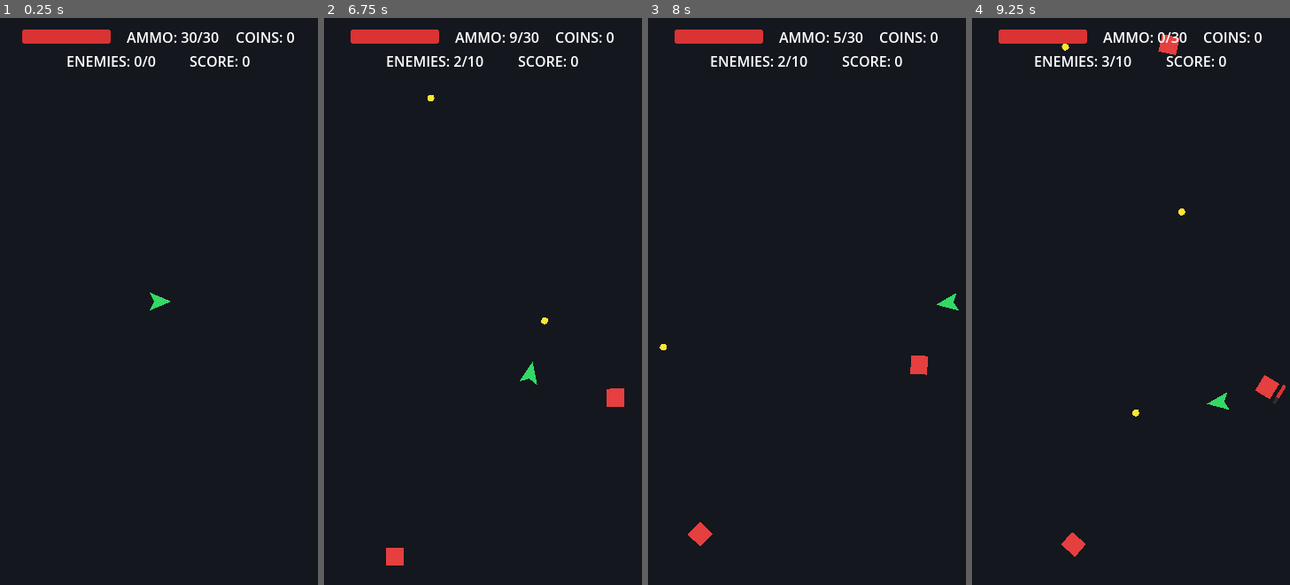
Above: before the commit, frames 1-4 (left to right).
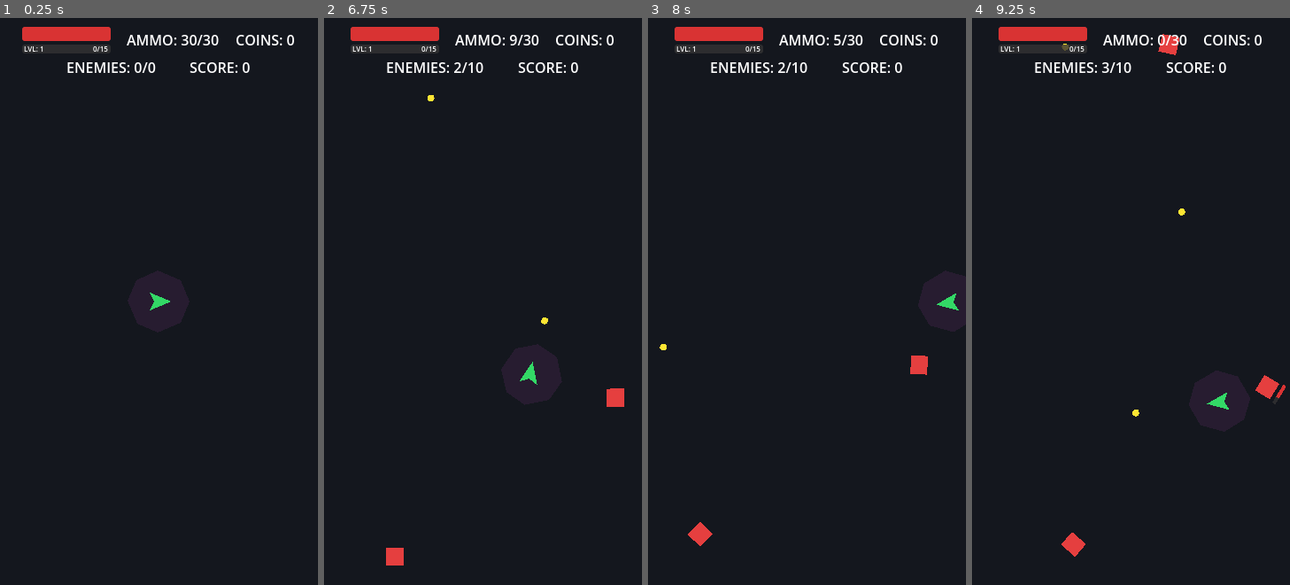
Above: after the commit, the same moments.

Repository: infantex-team/godot-survive-shoot
Game: Godot game, scene res://Game/game_view.tscn
The game is run twice, just before and just after one commit, with the same random seed, the same clock (stepped at 60 frames per second) and the same inputs.
Inputs (mouse positions are in pixels of both pictures, inside the frame that each line leads up to):
- Up to frame 1 (0.25 s): no input
- Up to frame 2 (6.75 s): tap Enter at 0.5 s; move the mouse to (552, 273) at 0.52 s; press the mouse at (552, 273) at 0.53 s; hold D (move_right) 0.53-1.28 s; move the mouse to (419, 329) at 1.27 s; release the mouse at (419, 329) at 1.28 s; hold S (move_down) 1.28-2.03 s; click (419, 329) at 1.35 s; move the mouse to (514, 176) at 2.02 s; press the mouse at (514, 176) at 2.03 s; hold D (move_right) 2.03-2.78 s; move the mouse to (467, 414) at 2.77 s; release the mouse at (467, 414) at 2.78 s; hold W (move_up) 2.78-3.53 s; click (467, 414) at 2.85 s; move the mouse to (578, 386) at 3.52 s; press the mouse at (578, 386) at 3.53 s; hold A (move_left) 3.53-5.03 s; move the mouse to (387, 216) at 4.27 s; release the mouse at (387, 216) at 4.28 s; click (387, 216) at 4.35 s; move the mouse to (498, 301) at 5.02 s; press the mouse at (498, 301) at 5.03 s; hold S (move_down) 5.03-5.78 s; move the mouse to (435, 159) at 5.77 s; release the mouse at (435, 159) at 5.78 s; hold D (move_right) 5.78-6.53 s; click (435, 159) at 5.85 s; move the mouse to (552, 273) at 6.52 s; press the mouse at (552, 273) at 6.53 s; hold W (move_up) from 6.53 s (still down)
- Up to frame 3 (8 s): move the mouse to (743, 329) at 7.27 s; release W (move_up) at 7.28 s; release the mouse at (743, 329) at 7.28 s; hold D (move_right) from 7.28 s (still down); click (743, 329) at 7.35 s
- Up to frame 4 (9.25 s): move the mouse to (1162, 176) at 8.02 s; release D (move_right) at 8.03 s; press the mouse at (1162, 176) at 8.03 s; hold S (move_down) 8.03-8.78 s; move the mouse to (1115, 414) at 8.77 s; release the mouse at (1115, 414) at 8.78 s; hold A (move_left) from 8.78 s (still down); click (1115, 414) at 8.85 s

The runs differ from the first frame. In frame 1, 2.0% of the frame differs, in the area x 6-93%, y 1-10%; in frame 2, 2.0%; in frame 3, 2.0%; in frame 4, 2.0%.

Commit message:
Implement experience and leveling system for player, including configurable XP rewards, XP pickups, and magnet attraction for collection.

Diff:
--- a/Game/Enemy/enemy.gd
+++ b/Game/Enemy/enemy.gd
@@ -2,6 +2,7 @@
 extends CharacterBody2D
 
 signal enemy_died(score_value: int)
+signal xp_reward_dropped(xp_reward: int, drop_position: Vector2)
 
 enum AIState {
 	PATROL,
@@ -28,6 +29,7 @@
 @export var damage: int = 1
 @export var attack_cooldown: float = 1.0
 @export var score_value: int = 10
+@export var xp_reward: int = 7
 
 @export_category("Movement")
 @export var patrol_speed: float = 70.0
@@ -91,6 +93,7 @@
 var _hit_flash_material: ShaderMaterial
 var _flash_visuals: Array[CanvasItem] = []
 var _original_visual_materials: Dictionary = {}
+var _has_died: bool = false
 
 func _ready() -> void:
 	_setup_hit_flash()
@@ -109,6 +112,7 @@
 	_stop_hit_flash()
 	_collect_flash_visuals()
 	current_hp = max_hp
+	_has_died = false
 	target_player = null
 	state = AIState.PATROL
 	last_known_player_position = global_position
@@ -167,6 +171,8 @@
 	_set_move_target(_get_current_patrol_point(), true)
 
 func take_damage(amount: int) -> void:
+	if _has_died:
+		return
 	_start_hit_flash()
 	current_hp -= amount
 	if health_bar and health_bar.has_method("update_health"):
@@ -176,7 +182,11 @@
 		die()
 
 func die() -> void:
+	if _has_died:
+		return
+	_has_died = true
 	_stop_hit_flash()
+	xp_reward_dropped.emit(xp_reward, global_position)
 	enemy_died.emit(score_value)
 	if is_instance_valid(target_player):
 		target_player.add_coin(1)
--- a/Game/Enemy/enemy.tscn
+++ b/Game/Enemy/enemy.tscn
@@ -1,13 +1,29 @@
-[gd_scene format=3]
+[gd_scene format=3 uid="uid://baijieh81rl60"]
 
 [ext_resource type="Script" uid="uid://l1b6crd408xw" path="res://Game/Enemy/enemy.gd" id="1_enemy_script"]
 [ext_resource type="Script" uid="uid://g4vnc8raatma" path="res://Game/Enemy/enemy_health_bar.gd" id="2_health_bar_script"]
 
 [sub_resource type="CircleShape2D" id="CircleShape2D_enemy"]
-radius = 10.0
 
 [sub_resource type="CircleShape2D" id="CircleShape2D_hitbox"]
 radius = 12.0
+
+[sub_resource type="Animation" id="Animation_idle"]
+resource_name = "idle"
+length = 0.8
+loop_mode = 1
+tracks/0/type = "value"
+tracks/0/imported = false
+tracks/0/enabled = true
+tracks/0/path = NodePath("EnemyVisual:scale")
+tracks/0/interp = 1
+tracks/0/loop_wrap = true
+tracks/0/keys = {
+"times": PackedFloat32Array(0, 0.4, 0.8),
+"transitions": PackedFloat32Array(1, 1, 1),
+"update": 0,
+"values": [Vector2(1, 1), Vector2(1.05, 1.05), Vector2(1, 1)]
+}
 
 [sub_resource type="Animation" id="Animation_walk"]
 resource_name = "walk"
@@ -26,59 +42,39 @@
 "values": [Vector2(1, 1), Vector2(1.1, 0.9), Vector2(1, 1)]
 }
 
-[sub_resource type="Animation" id="Animation_idle"]
-resource_name = "idle"
-length = 0.8
-loop_mode = 1
-tracks/0/type = "value"
-tracks/0/imported = false
-tracks/0/enabled = true
-tracks/0/path = NodePath("EnemyVisual:scale")
-tracks/0/interp = 1
-tracks/0/loop_wrap = true
-tracks/0/keys = {
-"times": PackedFloat32Array(0, 0.4, 0.8),
-"transitions": PackedFloat32Array(1, 1, 1),
-"update": 0,
-"values": [Vector2(1, 1), Vector2(1.05, 1.05), Vector2(1, 1)]
+[sub_resource type="AnimationLibrary" id="AnimationLibrary_enemy"]
+_data = {
+&"idle": SubResource("Animation_idle"),
+&"walk": SubResource("Animation_walk")
 }
 
-[sub_resource type="AnimationLibrary" id="AnimationLibrary_enemy"]
-_data = {
-"idle": SubResource("Animation_idle"),
-"walk": SubResource("Animation_walk")
-}
-
-[node name="Enemy" type="CharacterBody2D" groups=["enemies"]]
+[node name="Enemy" type="CharacterBody2D" unique_id=1949599201 groups=["enemies"]]
 collision_layer = 2
 collision_mask = 11
 script = ExtResource("1_enemy_script")
 
-[node name="CollisionShape2D" type="CollisionShape2D" parent="."]
+[node name="CollisionShape2D" type="CollisionShape2D" parent="." unique_id=1458334727]
 shape = SubResource("CircleShape2D_enemy")
 
-[node name="EnemyVisual" type="Polygon2D" parent="."]
+[node name="EnemyVisual" type="Polygon2D" parent="." unique_id=1833348492]
 color = Color(0.9, 0.25, 0.25, 1)
 polygon = PackedVector2Array(-10, -10, 10, -10, 10, 10, -10, 10)
 
-[node name="HitBox" type="Area2D" parent="."]
+[node name="HitBox" type="Area2D" parent="." unique_id=591064720]
 collision_layer = 2
-collision_mask = 1
 
-[node name="CollisionShape2D" type="CollisionShape2D" parent="HitBox"]
+[node name="CollisionShape2D" type="CollisionShape2D" parent="HitBox" unique_id=963028402]
 shape = SubResource("CircleShape2D_hitbox")
 
-[node name="AttackTimer" type="Timer" parent="."]
+[node name="AttackTimer" type="Timer" parent="." unique_id=1017905237]
 
-[node name="NavigationAgent2D" type="NavigationAgent2D" parent="."]
+[node name="NavigationAgent2D" type="NavigationAgent2D" parent="." unique_id=1970247672]
 path_desired_distance = 14.0
 target_desired_distance = 14.0
 avoidance_enabled = true
 
-[node name="HealthBar" type="Node2D" parent="."]
+[node name="HealthBar" type="Node2D" parent="." unique_id=99720560]
 script = ExtResource("2_health_bar_script")
 
-[node name="AnimationPlayer" type="AnimationPlayer" parent="."]
-libraries = {
-"": SubResource("AnimationLibrary_enemy")
-}
+[node name="AnimationPlayer" type="AnimationPlayer" parent="." unique_id=51457029]
+libraries/ = SubResource("AnimationLibrary_enemy")
--- /dev/null
+++ b/Game/Magnet/magnet.gd
@@ -0,0 +1,26 @@
+class_name Magnet
+extends Area2D
+
+const BASE_VISUAL_RADIUS := 35.0
+
+@onready var collision_shape: CollisionShape2D = $CollisionShape2D
+@onready var visual_polygon: Polygon2D = $Polygon2D
+
+var _radius: float = 35.0
+var _player: Player = null
+
+func configure(radius: float, player: Player) -> void:
+	_radius = radius
+	_player = player
+	if collision_shape and collision_shape.shape is CircleShape2D:
+		collision_shape.shape.radius = _radius
+	if visual_polygon:
+		var visual_scale := _radius / BASE_VISUAL_RADIUS
+		visual_polygon.scale = Vector2.ONE * visual_scale
+
+func _ready() -> void:
+	area_entered.connect(_on_area_entered)
+
+func _on_area_entered(area: Area2D) -> void:
+	if area is XPPickup and is_instance_valid(area) and not area.is_collecting:
+		area.set_target(_player)
--- /dev/null
+++ b/Game/Magnet/magnet.tscn
@@ -0,0 +1,18 @@
+[gd_scene format=3 uid="uid://c8ykgbvnywj62"]
+
+[ext_resource type="Script" uid="uid://ddei1cwft8ka5" path="res://Game/Magnet/magnet.gd" id="1_2i4xt"]
+
+[sub_resource type="CircleShape2D" id="CircleShape2D_bullet"]
+radius = 35.0
+
+[node name="Magnet" type="Area2D" unique_id=794071972 groups=["bullets"]]
+collision_layer = 32
+collision_mask = 16
+script = ExtResource("1_2i4xt")
+
+[node name="CollisionShape2D" type="CollisionShape2D" parent="." unique_id=697345418]
+shape = SubResource("CircleShape2D_bullet")
+
+[node name="Polygon2D" type="Polygon2D" parent="." unique_id=1691504920]
+color = Color(1, 0.34901962, 1, 0.078431375)
+polygon = PackedVector2Array(-1, -35, -25, -24, -35, -1, -24, 25, -1, 35, 25, 24, 35, 0, 25, -24)
--- /dev/null
+++ b/Game/Pickup/xp_pickup.gd
@@ -0,0 +1,82 @@
+class_name XPPickup
+extends Area2D
+
+@export var value: int =1
+@export var spread_duration: float = 0.28
+@export var collectible_delay: float = 0.18
+@export var spread_speed: float = 110.0
+@export var magnet_speed: float = 260.0
+@export var collection_effect_duration: float = 1
+@export var is_collecting: bool = false
+
+var _player: Player = null
+var _spread_velocity: Vector2 = Vector2.ZERO
+var _age: float = 0.0
+var _collection_remaining: float = 0.0
+var _reward_claimed: bool = false
+
+func configure(amount: int, initial_velocity: Vector2) -> void:
+	value = maxi(0,amount)
+	_spread_velocity = initial_velocity
+	_player = null
+
+# Called when the node enters the scene tree for the first time.
+func _ready() -> void:
+	_player = null
+	add_to_group("xp_pickups")
+
+
+# Called every frame. 'delta' is the elapsed time since the previous frame.
+func _process(delta: float) -> void:
+	if value <= 0:
+		queue_free()
+		return
+
+	if is_collecting:
+		_update_collection_effect(delta)
+		return
+
+	_age += delta
+	if _age <= spread_duration:
+		global_position += _spread_velocity * delta
+		_spread_velocity = _spread_velocity.move_toward(Vector2.ZERO, spread_speed * delta / maxf(0.001, spread_duration))
+		return
+
+	if _age < spread_duration + collectible_delay:
+		return
+
+	if not is_instance_valid(_player) or _player.is_dead:
+		return
+
+func set_target(player: Player) -> void:
+	if not is_instance_valid(player) or player.is_dead:
+		return
+	_player = player
+	_begin_collection()
+
+func _begin_collection() -> void:
+	if is_collecting :
+		return
+	is_collecting = true
+	_collection_remaining = collection_effect_duration
+	visible = true
+
+func _update_collection_effect(detal: float) -> void:
+	_collection_remaining -= detal
+	if is_instance_valid(_player):
+		global_position = global_position.move_toward(_player.global_position, magnet_speed * 1.5 * detal)
+
+	var progress := 1.0 - maxf(_collection_remaining, 0.0) / maxf(0.001, collection_effect_duration)
+	scale = Vector2.ONE * lerpf(1.0, 1.8, progress)
+	modulate.a = lerpf(1.0, 0.0, progress)
+
+	if _collection_remaining <= 0.0:
+		_claim_reward()
+
+func _claim_reward() -> void:
+	if _reward_claimed:
+		return
+	_reward_claimed = true
+	if is_instance_valid(_player) and not _player.is_dead:
+		_player.add_xp(value)
+	queue_free()
--- /dev/null
+++ b/Game/Pickup/xp_pickup.tscn
@@ -0,0 +1,18 @@
+[gd_scene format=3 uid="uid://kc68aox64ymu"]
+
+[ext_resource type="Script" uid="uid://027qfq0kkc12" path="res://Game/Pickup/xp_pickup.gd" id="1_xp_pickup_script"]
+
+[sub_resource type="CircleShape2D" id="CircleShape2D_bullet"]
+radius = 4.0
+
+[node name="XPPickup" type="Area2D" unique_id=794071972 groups=["bullets"]]
+collision_layer = 16
+collision_mask = 32
+script = ExtResource("1_xp_pickup_script")
+
+[node name="CollisionShape2D" type="CollisionShape2D" parent="." unique_id=697345418]
+shape = SubResource("CircleShape2D_bullet")
+
+[node name="Polygon2D" type="Polygon2D" parent="." unique_id=1141685774]
+color = Color(0.47858268, 1, 0.9007562, 1)
+polygon = PackedVector2Array(-0.08596802, -4, 3, 0, 0.04011154, 4, -3, 0)
--- /dev/null
+++ b/Game/Player/default_xp_level_config.tres
@@ -0,0 +1,7 @@
+[gd_resource type="Resource" script_class="XPLevelConfig" format=3 uid="uid://dio2bpbdjwjxs"]
+
+[ext_resource type="Script" uid="uid://b5jg1h84k6wsa" path="res://Game/Player/xp_level_config.gd" id="1_ldeyy"]
+
+[resource]
+script = ExtResource("1_ldeyy")
+metadata/_custom_type_script = "uid://b5jg1h84k6wsa"
--- a/Game/Player/player.gd
+++ b/Game/Player/player.gd
@@ -5,23 +5,31 @@
 signal ammo_changed(current_ammo: int, max_ammo: int)
 signal coins_changed(coins: int)
 signal died
+signal xp_changed(current_xp: int, required_xp: int, level: int)
+signal level_changed(level : int)
 
 @export var speed: float = 150.0
 @export var max_hp: int = 5
 @export var max_ammo: int = 30
 @export var reload_time: float = 2.0
 @export var shoot_cooldown: float = 0.2
+@export var xp_magnet_radius: float  = 50.0
+@export var xp_level_config: XPLevelConfig = preload("res://Game/Player/default_xp_level_config.tres")
+
 
 @onready var shoot_point: Marker2D = $ShootPoint
 @onready var shoot_timer: Timer = $ShootTimer
 @onready var reload_timer: Timer = $ReloadTimer
 @onready var anim_player: AnimationPlayer = $AnimationPlayer
+@onready var magnet_player: Magnet = $Magnet
 
 var current_hp: int
 var current_ammo: int
 var coins: int = 0
 var is_reloading: bool = false
 var is_dead: bool = false
+var level: int = 1
+var current_xp: int = 0
 
 var bullet_scene: PackedScene = preload("res://Game/Bullet/bullet.tscn")
 
@@ -37,6 +45,9 @@
 	health_changed.emit(current_hp, max_hp)
 	ammo_changed.emit(current_ammo, max_ammo)
 	coins_changed.emit(coins)
+	xp_changed.emit(current_xp, get_required_xp_for_next_level(), level)
+
+	magnet_player.configure(xp_magnet_radius, self)
 
 func _physics_process(delta: float) -> void:
 	if is_dead:
@@ -115,6 +126,28 @@
 	coins += amount
 	coins_changed.emit(coins)
 
+func add_xp(amount: int) -> void:
+	if amount <= 0 or is_dead:
+		return
+
+	current_xp += amount
+	var leveled := false
+	var required := get_required_xp_for_next_level()
+	while required > 0 and current_xp >= required:
+		current_xp -= required
+		level += 1
+		leveled = true
+		required = get_required_xp_for_next_level()
+
+	if leveled:
+		level_changed.emit(level)
+	xp_changed.emit(current_xp, required, level)
+
+func get_required_xp_for_next_level() -> int:
+	if not xp_level_config:
+		return 0
+	return xp_level_config.get_required_xp(level)
+
 func die() -> void:
 	if is_dead:
 		return
--- a/Game/Player/player.tscn
+++ b/Game/Player/player.tscn
@@ -1,6 +1,7 @@
-[gd_scene format=3]
+[gd_scene format=3 uid="uid://cmvis5i3b0jog"]
 
 [ext_resource type="Script" uid="uid://cuf68pr0bwl3d" path="res://Game/Player/player.gd" id="1_player_script"]
+[ext_resource type="PackedScene" uid="uid://c8ykgbvnywj62" path="res://Game/Magnet/magnet.tscn" id="2_s3asc"]
 
 [sub_resource type="CircleShape2D" id="CircleShape2D_player"]
 radius = 12.0
@@ -41,30 +42,30 @@
 
 [sub_resource type="AnimationLibrary" id="AnimationLibrary_player"]
 _data = {
-"idle": SubResource("Animation_idle"),
-"walk": SubResource("Animation_walk")
+&"idle": SubResource("Animation_idle"),
+&"walk": SubResource("Animation_walk")
 }
 
-[node name="Player" type="CharacterBody2D" groups=["player"]]
-collision_layer = 1
+[node name="Player" type="CharacterBody2D" unique_id=1572589738 groups=["player"]]
 collision_mask = 10
 script = ExtResource("1_player_script")
+xp_magnet_radius = 35.0
 
-[node name="CollisionShape2D" type="CollisionShape2D" parent="."]
+[node name="CollisionShape2D" type="CollisionShape2D" parent="." unique_id=1963550839]
 shape = SubResource("CircleShape2D_player")
 
-[node name="PlayerVisual" type="Polygon2D" parent="."]
+[node name="Magnet" parent="." unique_id=794071972 instance=ExtResource("2_s3asc")]
+
+[node name="PlayerVisual" type="Polygon2D" parent="." unique_id=654398066]
 color = Color(0.2, 0.85, 0.4, 1)
 polygon = PackedVector2Array(14, 0, -10, -10, -5, 0, -10, 10)
 
-[node name="ShootPoint" type="Marker2D" parent="."]
+[node name="ShootPoint" type="Marker2D" parent="." unique_id=1201180176]
 position = Vector2(16, 0)
 
-[node name="ShootTimer" type="Timer" parent="."]
+[node name="ShootTimer" type="Timer" parent="." unique_id=358151649]
 
-[node name="ReloadTimer" type="Timer" parent="."]
+[node name="ReloadTimer" type="Timer" parent="." unique_id=525851094]
 
-[node name="AnimationPlayer" type="AnimationPlayer" parent="."]
-libraries = {
-"": SubResource("AnimationLibrary_player")
-}
+[node name="AnimationPlayer" type="AnimationPlayer" parent="." unique_id=834189827]
+libraries/ = SubResource("AnimationLibrary_player")
--- /dev/null
+++ b/Game/Player/xp_level_config.gd
@@ -0,0 +1,10 @@
+extends Resource
+class_name XPLevelConfig
+
+@export var xp_requirements: Array[int] = [15, 25, 50, 100, 150, 200, 250, 300, 400, 500]
+
+func get_required_xp(level: int) -> int:
+	var requirement_index := level - 1
+	if requirement_index < 0 or requirement_index >= xp_requirements.size():
+		return	0
+	return maxi(0,xp_requirements[requirement_index])
--- a/Game/UI/hud.gd
+++ b/Game/UI/hud.gd
@@ -6,6 +6,9 @@
 @onready var coin_label: Label = %CoinLabel
 @onready var score_label: Label = %ScoreLabel
 @onready var enemy_label: Label = %EnemyLabel
+@onready var level_label: Label = %LevelLabel
+@onready var xp_bar: ProgressBar = %XPBar
+@onready var xp_label: Label = %XPLabel
 
 func update_health(current: int, maximum: int) -> void:
 	if health_bar:
@@ -15,6 +18,15 @@
 func update_ammo(current: int, maximum: int) -> void:
 	if ammo_label:
 		ammo_label.text = "AMMO: %d/%d" % [current, maximum]
+
+func update_level(level: int, exp: int, exp_to_next: int) -> void:
+	if xp_bar:
+		xp_bar.max_value = exp_to_next
+		xp_bar.value = exp
+	if level_label:
+		level_label.text = "LEVEL: %d" % level
+	if xp_label:
+		xp_label.text = "EXP: %d/%d" % [exp, exp_to_next]
 
 func update_coins(amount: int) -> void:
 	if coin_label:
@@ -27,3 +39,12 @@
 func update_enemy_count(count: int, maximum: int) -> void:
 	if enemy_label:
 		enemy_label.text = "ENEMIES: %d/%d" % [count, maximum]
+
+func update_xp(current: int, required: int, level: int) -> void:
+	if level_label:
+		level_label.text = "LVL: %d" % level
+	if xp_bar:
+		xp_bar.max_value = max(1, required)
+		xp_bar.value = current if required > 0 else xp_bar.max_value
+	if xp_label:
+		xp_label.text = "%d/%d" % [current, required] if required > 0 else "MAX"
--- a/Game/UI/hud.tscn
+++ b/Game/UI/hud.tscn
@@ -35,7 +35,10 @@
 layout_mode = 2
 alignment = 1
 
-[node name="HealthBar" type="ProgressBar" parent="MarginContainer/VBoxContainer/TopBar" unique_id=1809524535]
+[node name="PlayerContainer" type="VBoxContainer" parent="MarginContainer/VBoxContainer/TopBar" unique_id=1658030865]
+layout_mode = 2
+
+[node name="HealthBar" type="ProgressBar" parent="MarginContainer/VBoxContainer/TopBar/PlayerContainer" unique_id=1809524535]
 unique_name_in_owner = true
 custom_minimum_size = Vector2(100, 16)
 layout_mode = 2
@@ -46,6 +49,54 @@
 step = 1.0
 value = 5.0
 show_percentage = false
+
+[node name="XPBar" type="ProgressBar" parent="MarginContainer/VBoxContainer/TopBar/PlayerContainer" unique_id=2113278610]
+unique_name_in_owner = true
+custom_minimum_size = Vector2(100, 10)
+layout_mode = 2
+size_flags_vertical = 4
+theme_override_colors/font_color = Color(0.9481501, 0.9481501, 0.94031376, 1)
+theme_override_font_sizes/font_size = 16
+theme_override_styles/background = SubResource("StyleBoxFlat_hp_bg")
+theme_override_styles/fill = SubResource("StyleBoxFlat_hp_fill")
+max_value = 5.0
+step = 1.0
+value = 5.0
+show_percentage = false
+
+[node name="LevelLabel" type="Label" parent="MarginContainer/VBoxContainer/TopBar/PlayerContainer/XPBar" unique_id=320008099]
+unique_name_in_owner = true
+layout_mode = 1
+anchors_preset = 4
+anchor_top = 0.5
+anchor_bottom = 0.5
+offset_left = 2.0
+offset_top = -7.0
+offset_right = 22.0
+offset_bottom = 7.0
+grow_vertical = 2
+theme_override_font_sizes/font_size = 8
+text = "Lv.1"
+vertical_alignment = 1
+
+[node name="XPLabel" type="Label" parent="MarginContainer/VBoxContainer/TopBar/PlayerContainer/XPBar" unique_id=1706816223]
+unique_name_in_owner = true
+layout_mode = 1
+anchors_preset = 6
+anchor_left = 1.0
+anchor_top = 0.5
+anchor_right = 1.0
+anchor_bottom = 0.5
+offset_left = -23.0
+offset_top = -7.0
+offset_right = -3.0
+offset_bottom = 7.0
+grow_horizontal = 0
+grow_vertical = 2
+theme_override_font_sizes/font_size = 8
+text = "0/0"
+horizontal_alignment = 2
+vertical_alignment = 1
 
 [node name="VSeparator1" type="Control" parent="MarginContainer/VBoxContainer/TopBar" unique_id=1307963654]
 custom_minimum_size = Vector2(10, 0)
--- a/Game/game_view.gd
+++ b/Game/game_view.gd
@@ -4,6 +4,8 @@
 @export var min_spawn_interval: float = 1.0
 @export var spawn_decrease_rate: float = 0.05
 @export var max_enemies: int = 10
+@export var xp_pickup_value: int = 1
+@export var max_xp_pickups_per_drop: int = 10
 
 @onready var player: Player = $Player
 @onready var hud: HUD = $HUD
@@ -11,8 +13,10 @@
 @onready var enemy_spawn_timer: Timer = $EnemySpawnTimer
 @onready var enemies_container: Node2D = $Enemies
 @onready var bullets_container: Node2D = $Bullets
+@onready var pickups_container: Node2D = $Pickups
 
 var enemy_scene: PackedScene = preload("res://Game/Enemy/enemy.tscn")
+var xp_pickup_scene: PackedScene = preload("res://Game/Pickup/xp_pickup.tscn")
 
 var score: int = 0
 var current_spawn_interval: float
@@ -28,11 +32,13 @@
 		player.health_changed.connect(_on_player_health_changed)
 		player.ammo_changed.connect(_on_player_ammo_changed)
 		player.coins_changed.connect(_on_player_coins_changed)
+		player.xp_changed.connect(_on_player_xp_changed)
 		player.died.connect(_on_player_died)
 
 		hud.update_health(player.current_hp, player.max_hp)
 		hud.update_ammo(player.current_ammo, player.max_ammo)
 		hud.update_coins(player.coins)
+		hud.update_xp(player.current_xp, player.get_required_xp_for_next_level(), player.level)
 
 	hud.update_score(score)
 	game_over_panel.restart_requested.connect(_on_restart_requested)
@@ -54,6 +60,7 @@
 	current_enemy_count += 1
 	hud.update_enemy_count(current_enemy_count, max_enemies)
 	enemy.enemy_died.connect(_on_enemy_died)
+	enemy.xp_reward_dropped.connect(_on_enemy_xp_reward_dropped)
 
 func _get_random_spawn_position() -> Vector2:
 	var side = randi() % 4
@@ -88,6 +95,27 @@
 	current_enemy_count -= 1
 	hud.update_enemy_count(current_enemy_count, max_enemies)
 
+func _on_enemy_xp_reward_dropped(xp_reward: int, drop_position: Vector2) -> void:
+	call_deferred("_spawn_xp_burst", maxi(0, xp_reward), drop_position)
+
+func _spawn_xp_burst(total_xp: int, origin: Vector2) -> void:
+	if total_xp <= 0:
+		return
+
+	var pickup_count := maxi(1, mini(max_xp_pickups_per_drop, ceili(float(total_xp) / maxf(1.0, float(xp_pickup_value)))))
+	var remaining_xp := total_xp
+	for index in range(pickup_count):
+		var remaining_pickups := pickup_count - index
+		var amount := ceili(float(remaining_xp) / float(remaining_pickups))
+		remaining_xp -= amount
+
+		var pickup := xp_pickup_scene.instantiate() as XPPickup
+		pickups_container.add_child(pickup)
+		pickup.global_position = origin
+		var angle := TAU * float(index) / float(pickup_count) + randf_range(-0.35, 0.35)
+		var speed := randf_range(70.0, 150.0)
+		pickup.configure(amount, Vector2.RIGHT.rotated(angle) * speed)
+
 func _on_player_health_changed(current: int, maximum: int) -> void:
 	hud.update_health(current, maximum)
 
@@ -97,6 +125,9 @@
 func _on_player_coins_changed(amount: int) -> void:
 	hud.update_coins(amount)
 
+func _on_player_xp_changed(current: int, required: int, level: int) -> void:
+	hud.update_xp(current, required, level)
+
 func _on_player_died() -> void:
 	enemy_spawn_timer.stop()
 	game_over_panel.show_panel(score)
--- a/Game/game_view.tscn
+++ b/Game/game_view.tscn
@@ -56,6 +56,8 @@
 [node name="CollisionShape2D" type="CollisionShape2D" parent="Arena/RightWall" unique_id=1149458996]
 shape = SubResource("RectangleShape2D_vert_wall")
 
+[node name="Pickups" type="Node2D" parent="." unique_id=1175284494]
+
 [node name="Enemies" type="Node2D" parent="." unique_id=1472049866]
 
 [node name="Bullets" type="Node2D" parent="." unique_id=2137927411]
--- a/project.godot
+++ b/project.godot
@@ -61,6 +61,8 @@
 2d_physics/layer_2="Enemy"
 2d_physics/layer_3="PlayerBullet"
 2d_physics/layer_4="Wall"
+2d_physics/layer_5="Exp"
+2d_physics/layer_6="Magnet"
 
 [physics]
 
Not shown, added: Game/Magnet/magnet.gd.uid
Not shown, added: Game/Pickup/xp_pickup.gd.uid
Not shown, added: Game/Player/xp_level_config.gd.uid
Not shown: 1 places in Game/game_view.tscn that only renumber resources
